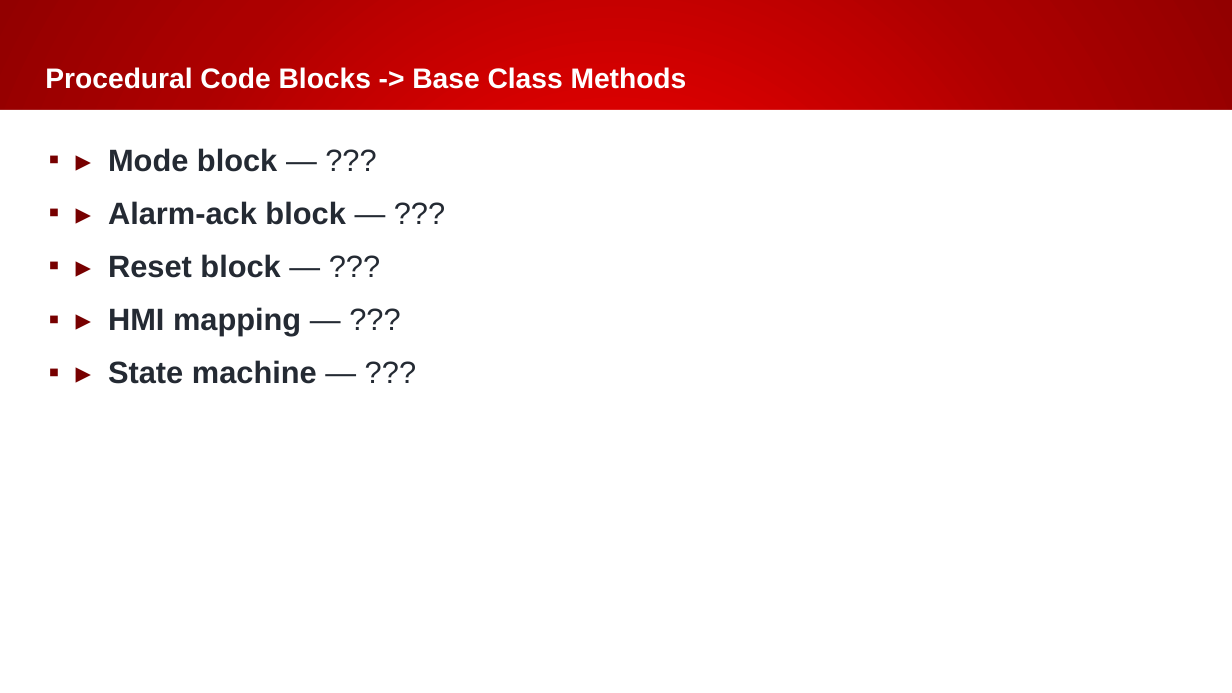
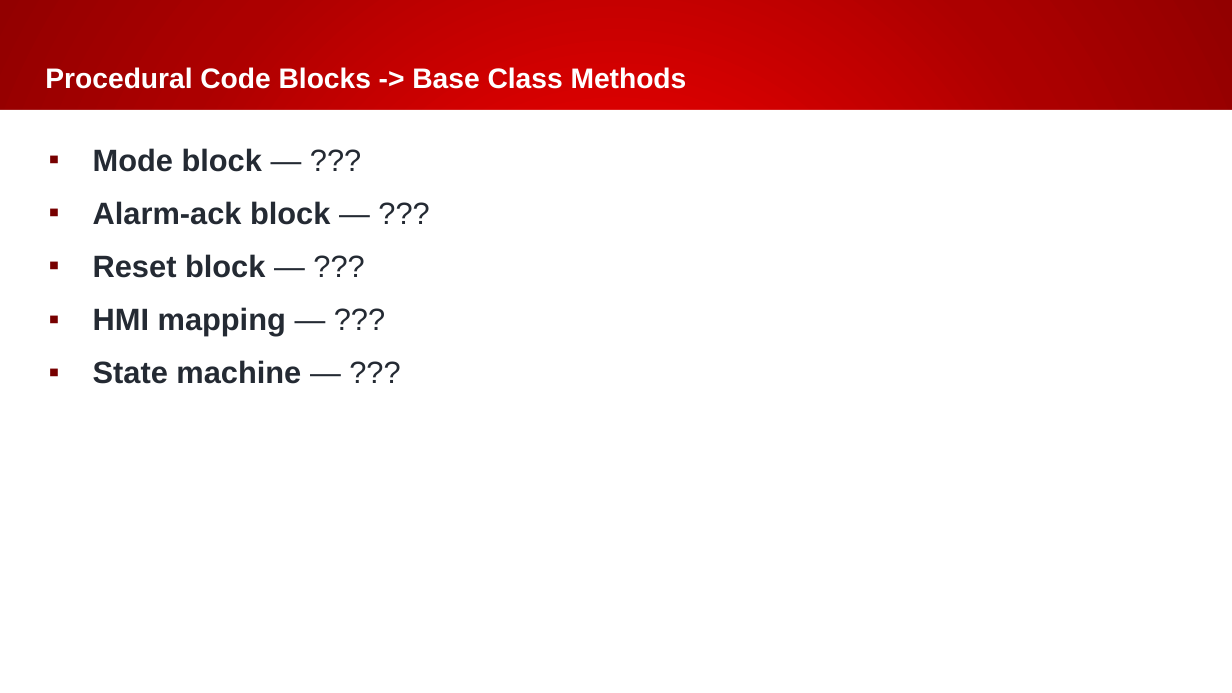
Before and after one commit to Beckhoff-USA-Community/Procedural_To_SOLID, a slide deck: slide 34 of presentation/NEM2026_workshop.pptx. Drawn at 1232x693 pixels with LibreOffice and Linux fonts; fonts in the diff are those of the drawing; background and template pictures are left out. Boxes give left, top, right and bottom in pixels: in the first picture for what was removed or moved away, otherwise in the second. Text is boxed around its words. In the diff, an @@ line names an element or a change of style, - is before the commit and + after.

```diff
--- a/presentation/NEM2026_workshop.pptx
+++ b/presentation/NEM2026_workshop.pptx
@@ text at <box>93,148,330,384</box>: text changed @@
-▪ ▸ Mode block — ???
-▪ ▸ Alarm-ack block — ???
-▪ ▸ Reset block — ???
-▪ ▸ HMI mapping — ???
-▪ ▸ State machine — ???
+▪ Mode block — ???
+▪ Alarm-ack block — ???
+▪ Reset block — ???
+▪ HMI mapping — ???
+▪ State machine — ???
```
Also in this commit, not shown: 20 other slides changed, 1 slide added, 1 slide removed.
